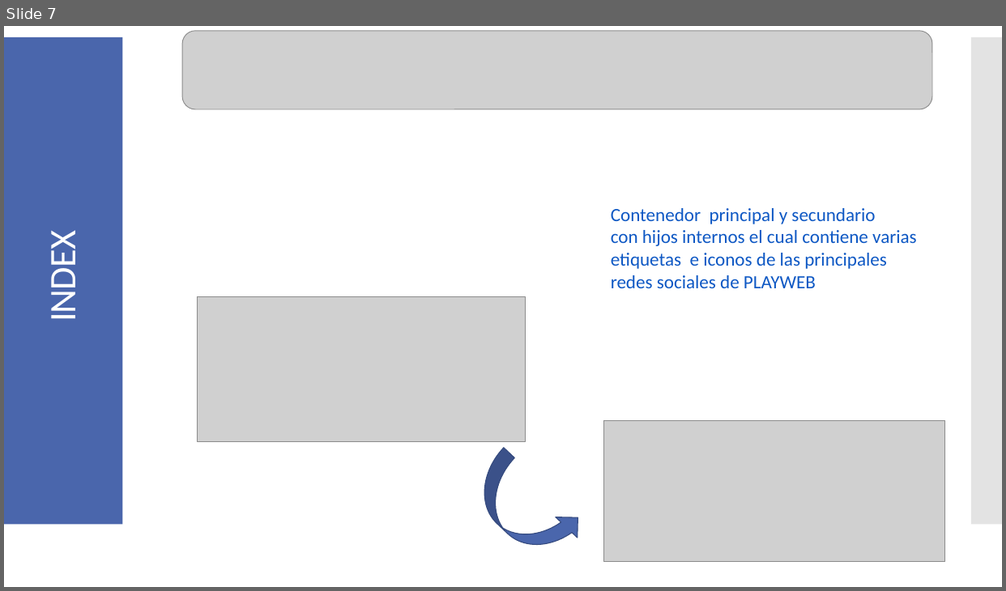
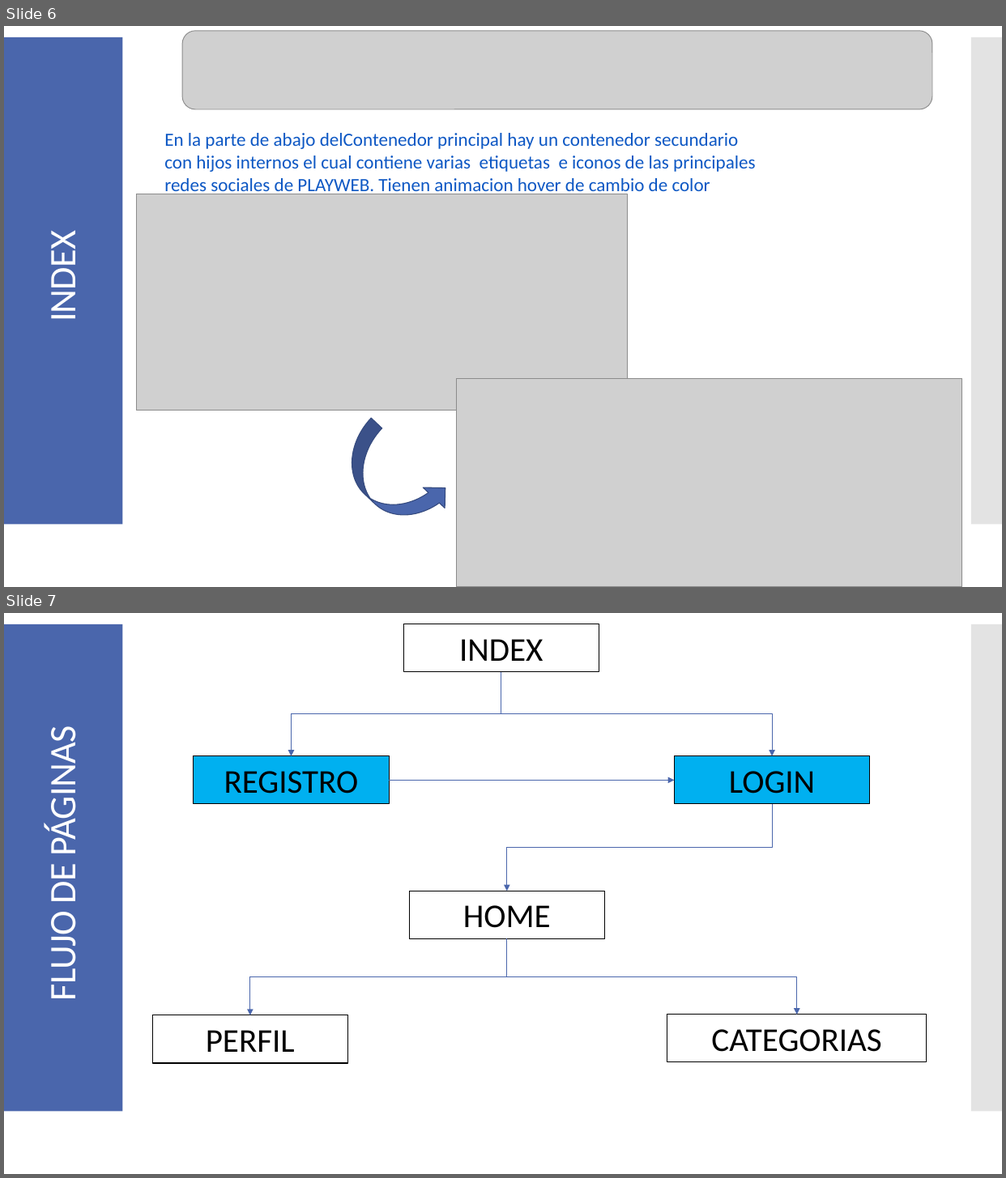
Before and after one commit to MalyJPL/PlayWeb-BICTIA, a slide deck: Manual/Manual_Desarrollo.pptx. Shown one above the other, each under a label of ours: slide 7 before the commit, slides 6 and 7 after it. The pictures are 1006x591 and 1006x1178 pixels, drawn with LibreOffice and Linux fonts; fonts in the diff are those of the drawing; grey boxes stand for pictures. Boxes give left, top, right and bottom in pixels: in the first picture for what was removed or moved away, otherwise in the second. Text is boxed around its words. In the diff, an @@ line names an element or a change of style, - is before the commit and + after.

```diff
--- a/Manual/Manual_Desarrollo.pptx
+++ b/Manual/Manual_Desarrollo.pptx
@@ slide 7 added at (4, 613, 1002, 1174), background #FFFFFF; not listed: 2 template elements that a slide beside it also shows @@
@@ rectangle added at (404, 624, 599, 672), fill #FFFFFF, outline #000000 0.85 pt, 32 pt, text #000000 @@
+INDEX
@@ elbow arrow added from (501, 672) to (292, 756), #4A66AC 0.75 pt @@
@@ elbow arrow added from (501, 672) to (772, 756), #4A66AC 0.75 pt @@
@@ title added at (40, 739, 85, 999), 36 pt, text #FFFFFF @@
+FLUJO DE PÁGINAS
@@ rectangle added at (194, 756, 389, 804), fill #00B0F0, outline #000000 0.85 pt, 32 pt, text #000000 @@
+REGISTRO
@@ rectangle added at (674, 756, 869, 804), fill #00B0F0, outline #000000 0.85 pt, 32 pt, text #000000 @@
+LOGIN
@@ arrow added from (389, 780) to (674, 780), #4A66AC 0.75 pt @@
@@ elbow arrow added from (772, 804) to (507, 891), #4A66AC 0.75 pt @@
@@ rectangle added at (409, 891, 604, 939), fill #FFFFFF, outline #000000 0.85 pt, 32 pt, text #000000 @@
+HOME
@@ elbow arrow added from (507, 939) to (250, 1016), #4A66AC 0.75 pt @@
@@ elbow arrow added from (507, 939) to (797, 1015), #4A66AC 0.75 pt @@
@@ rectangle added at (152, 1016, 347, 1063), fill #FFFFFF, outline #000000 0.85 pt, 32 pt, text #000000 @@
+PERFIL
@@ rectangle added at (667, 1015, 927, 1063), fill #FFFFFF, outline #000000 0.85 pt, 32 pt, text #000000 @@
+CATEGORIAS
@@ what was slide 7 is now slide 6 @@
@@ slide 6 changed as well @@
@@ text at (164, 133, 756, 196): text changed @@
-Contenedor principal y secundario
-con hijos internos el cual contiene varias
-etiquetas e iconos de las principales
-redes sociales de PLAYWEB
+En la parte de abajo delContenedor principal hay un contenedor secundario
+con hijos internos el cual contiene varias etiquetas e iconos de las principales
+redes sociales de PLAYWEB. Tienen animacion hover de cambio de color
@@ picture: place and size @@
-picture at (197, 297, 526, 442)
+picture at (136, 194, 627, 411)
@@ picture: place and size @@
-picture at (603, 420, 945, 561)
+picture at (456, 378, 962, 587)
@@ curved up arrow: place and size @@
-curved up arrow at (462, 448, 589, 571)
+curved up arrow at (330, 419, 456, 542)
```
Also in this commit, not shown: 6 other slides changed, 17 other slides added, 2 slides removed, 10 other files.
